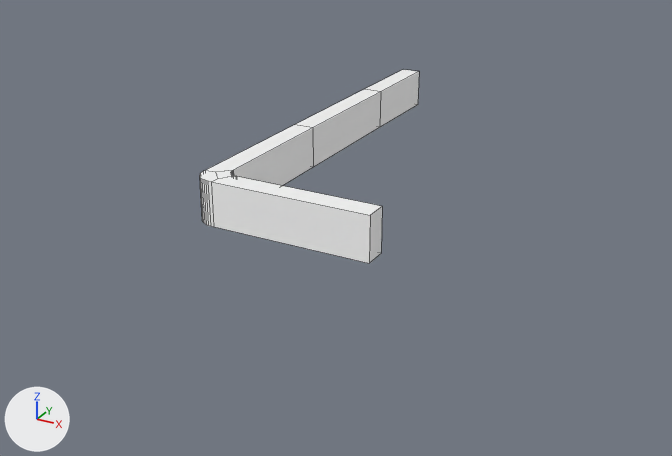
The Blender file ast/models/architectural/rooms/hallway_new/hallway_new.blend: old version first, new version second.
Both versions are drawn from a 50 mm lens placed at (57.2, -127.6, 37.6), pointed at (11.7, -44.9, -3.8). Arrows for +X, +Y and +Z are at lower left; the lights stay in place. The older version comes first. Mesh edges are drawn as thin lines.

The older version as bpy lines, for what is in view:
```python
me_plane_001 = bpy.data.meshes.new('Plane.001')
me_plane_001.from_pydata(...)  # 123 vertices, 78 faces; spans x -2.6..2.6, y -0.6..52.8, z -18.8..2.7
me_plane_001.materials.append(mat_void)  # white #ffffff
ob_hallway = bpy.data.objects.new('hallway', me_plane_001)
ob_hallway.location = (1.34, -0.45, 0.0)
ob_hallway.rotation_euler = (3.142, 1.571, 0.0)  # degrees (180, 90, 0)
```
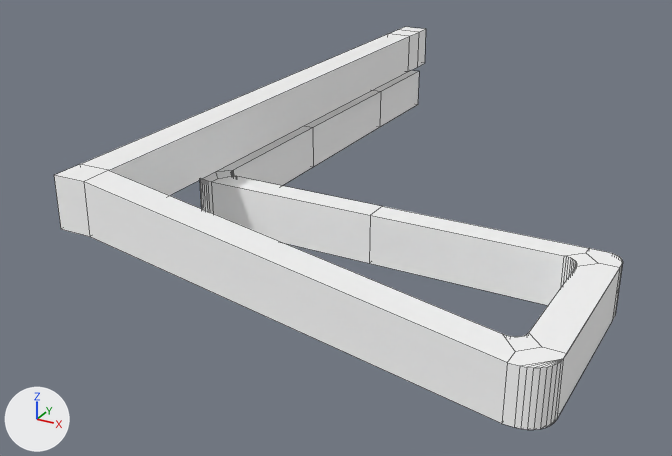
Changed parts and their boxes [x1, y1, x2, y2] in the pictures (672 x 456 px):
'hallway', reshaped (159% wider, 108% taller)
    before: [200, 70, 419, 263]
    after: [54, 27, 623, 430]
part 1 of me_plane_001, built on
    before: [369, 207, 382, 263]
    after: [54, 27, 623, 430]

The change in detail:
me_plane_001 is used by ob_hallway; location (1.34, -0.45, 0.0); rotation (3.142, 1.571, 0.0), in degrees (180, 90, 0).
me_plane_001 had 123 vertices, 78 faces and spanned x -2.6..2.6, y -0.6..52.8, z -18.8..2.7.
me_plane_001 now has 255 vertices, 180 faces and spans x -9.1..2.6, y -0.6..71.9, z -42.6..2.7.
Part 1, on me_plane_001:
1 face is deleted.
77 vertices are added at x -9.1..2.6, y -0.6..71.9, z -42.6..2.6.
39 new vertices lie (5.1, 0.0, 0.0) away from vertices in x -2.7..-2.5, y 50.2..71.9, z -42.6..-37.8.
16 new vertices lie (5.2, 0.0, 0.0) away from vertices in x -9.1..-2.6, y -0.6..71.9, z -39.2..2.6.
103 new faces join them.
